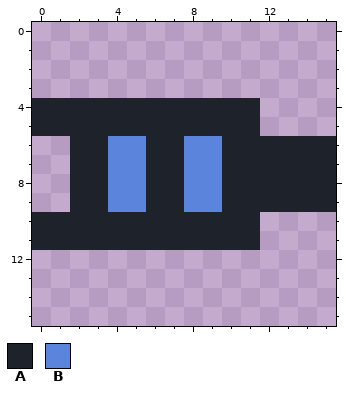
One commit to this pixel-art sprite: assets/ship.png. Above, as it was before the edit.
The file is 96x96 pixels, drawn in blocks of 6x6; one block is one cell here.
Palette (. is transparent): A #1e222a  B #5b84dc
Pixels before, first column x 0:
 4 AAAAAAAAAAAA....
 5 AAAAAAAAAAAA....
 6 ..AABBAABBAAAAAA
 7 ..AABBAABBAAAAAA
 8 ..AABBAABBAAAAAA
 9 ..AABBAABBAAAAAA
10 AAAAAAAAAAAA....
11 AAAAAAAAAAAA....
The same view after the edit:
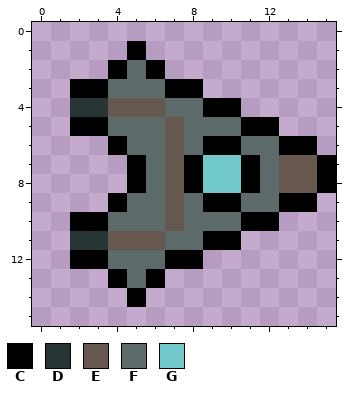
Colours new in this view: C #000000  D #283535  E #66584f  F #5c6a6a  G #71c8ca
What changed:
Changed rows in their new state; - is an unchanged pixel.
first column x 0:
 1 -----C----------
 2 ----CFC---------
 3 --CCFFFCC-------
 4 ..DDEEEFFCC.----
 5 ..CCFFFEFFFCC---
 6 --..CFFEFCCFFCC.
 7 --...CFECGGCFEEC
 8 --...CFECGGCFEEC
 9 --..CFFEFCCFFCC.
10 ..CCFFFEFFFCC---
11 ..DDEEEFFCC.----
12 --CCFFFCC-------
13 ----CFC---------
14 -----C----------
Where, in picture pixels (left, top, right, bottom), the same in both pictures:
changed: (32, 41, 336, 307)
